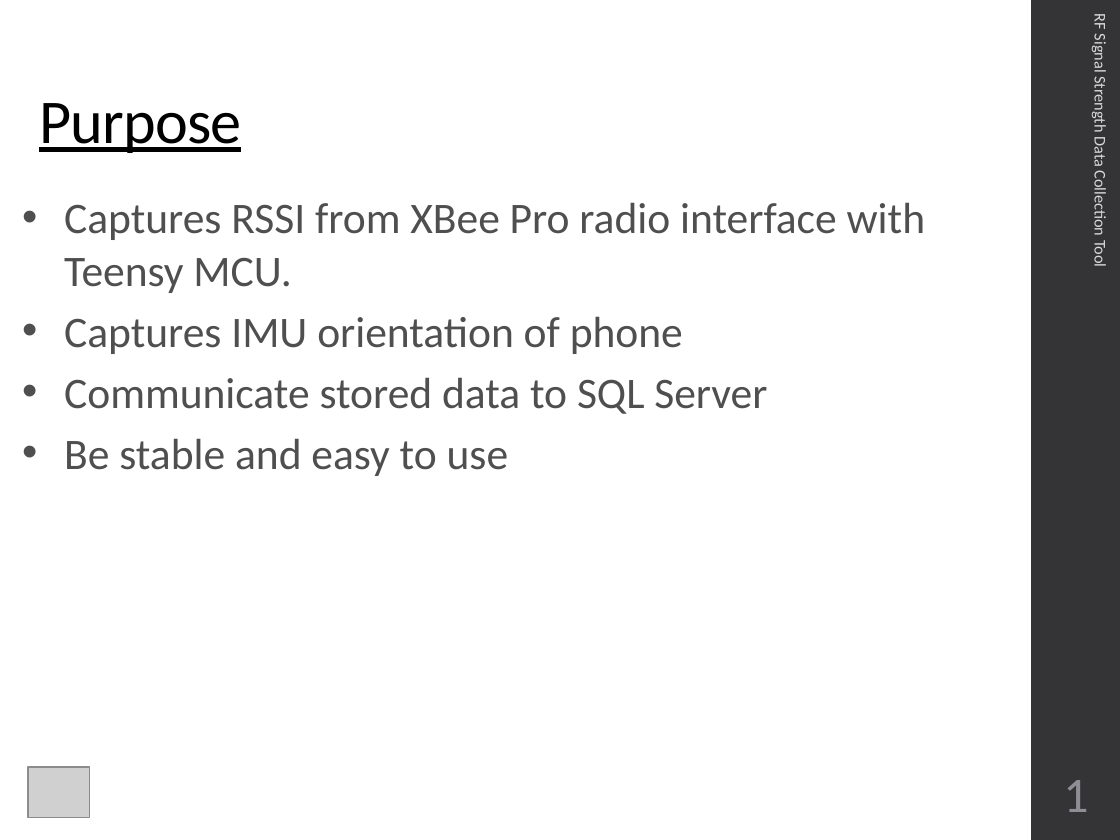
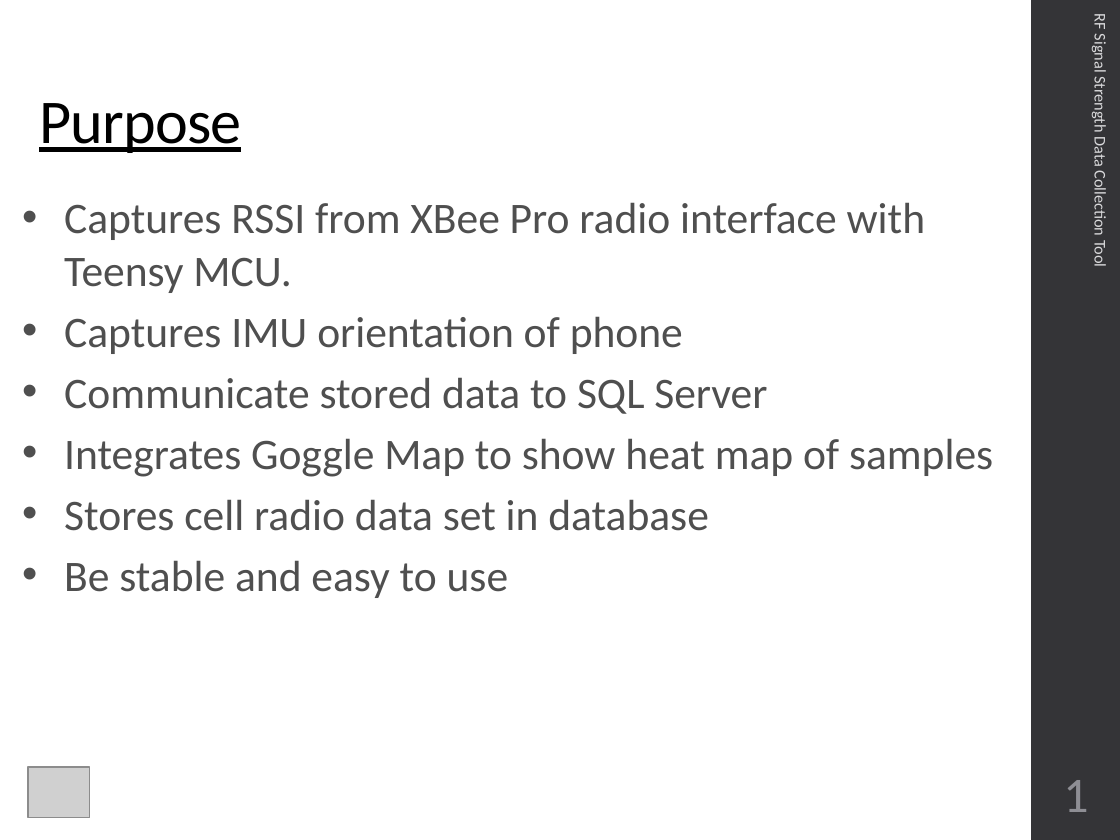
Before and after one commit to CourseReps/ECEN489-Spring2016, a slide deck: slide 2 of Students/johnlusher/Project_3/ECEN689_Project_3_John_Lusher.pptx. Drawn at 1120x840 pixels with LibreOffice and Linux fonts; fonts in the diff are those of the drawing; grey boxes stand for pictures. Boxes give left, top, right and bottom in pixels: in the first picture for what was removed or moved away, otherwise in the second. Text is boxed around its words. In the diff, an @@ line names an element or a change of style, - is before the commit and + after.

```diff
--- a/Students/johnlusher/Project_3/ECEN689_Project_3_John_Lusher.pptx
+++ b/Students/johnlusher/Project_3/ECEN689_Project_3_John_Lusher.pptx
@@ text at (64,438,993,531): paragraphs added @@
+• Integrates Goggle Map to show heat map of samples
+• Stores cell radio data set in database
```
Also in this commit, not shown: 3 other slides changed, 6 slides added, 1 slide removed, 6 other files.
